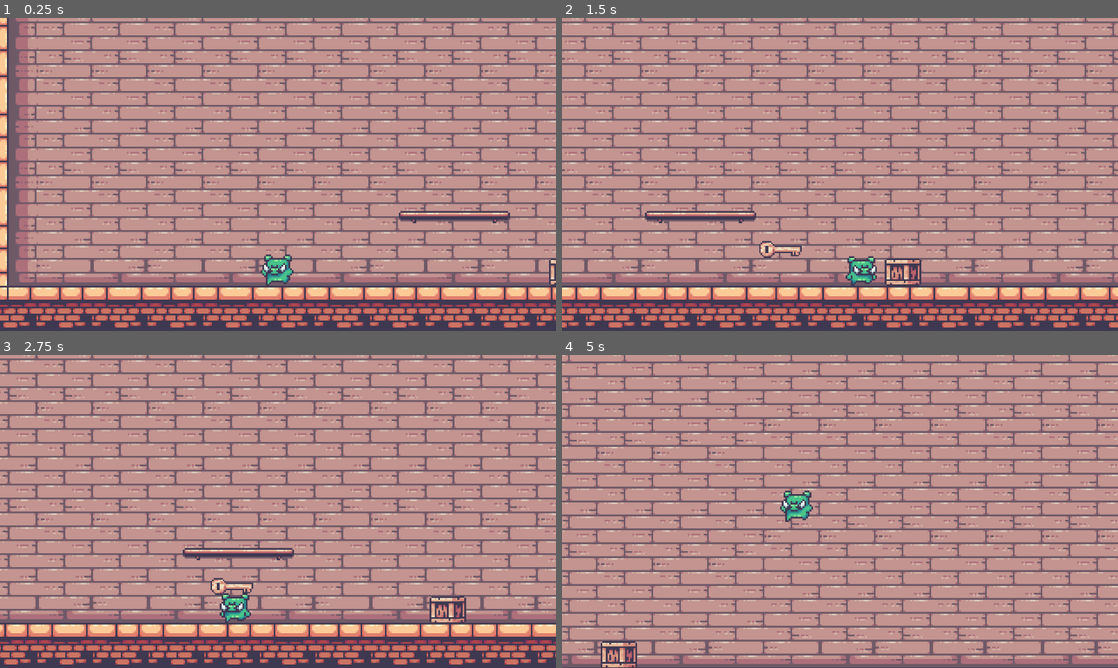
Above: before the commit, frames 1-4 (two rows, left to right).
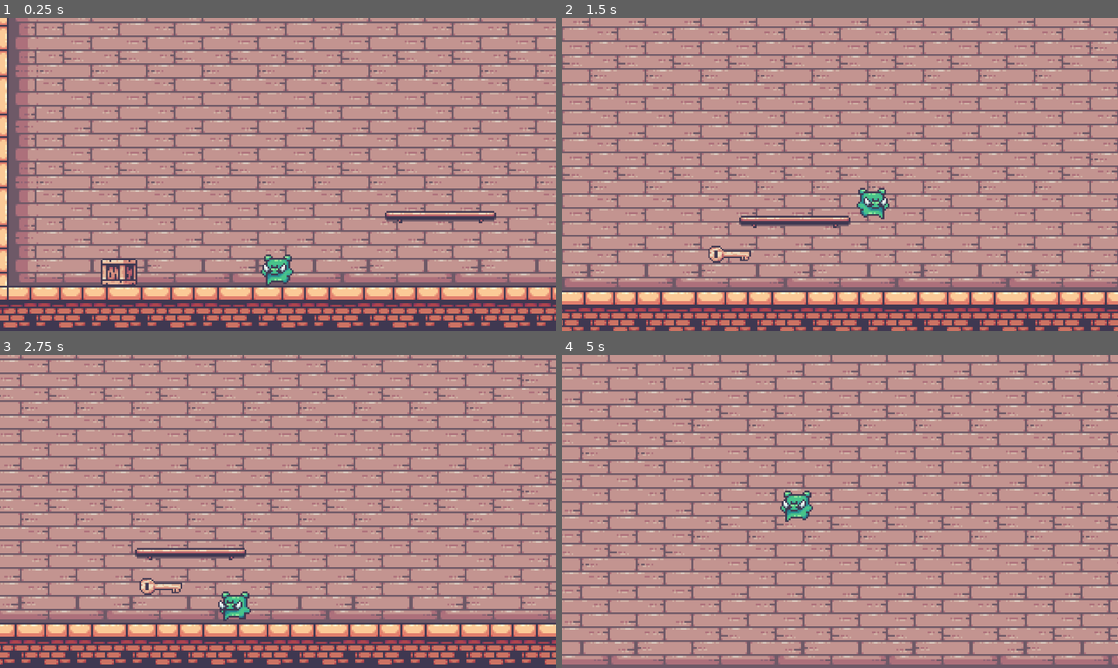
Above: after the commit, the same moments.

Repository: BulldozerDevv/Out-Of-Reach
Game: Godot game, scene res://Scenes/main_level.tscn
Two runs of this game, one before a commit and one after it. Both use one fixed random seed, a clock stepped at 60 frames per second and the inputs below. The project has no main scene, so this scene is started directly.
Inputs:
- Up to frame 1 (0.25 s): no input
- Up to frame 2 (1.5 s): hold Right (right) from 0.53 s (still down); tap Space (jump) at 0.77 s
- Up to frame 3 (2.75 s): tap Space (jump) at 1.52 s; release Right (right) at 2.03 s; hold Left (left) from 2.03 s (still down)
- Up to frame 4 (5 s): release Left (left) at 2.78 s; hold Right (right) 2.78-4.28 s; tap Space (jump) at 3.02, 3.77, 4.52 s; hold Left (left) from 4.28 s (still down)

The runs differ from the first frame. In frame 1, 0.9% of the frame differs, in the area x 18-100%, y 61-86%; in frame 2, 52%, in the area x 0-100%, y 0-100%; in frame 3, 24%; in frame 4, 27%.

Commit message:
Improved the moving platform & Fixed the box bug -finally!-

Diff:
--- a/Scenes/main_level.tscn
+++ b/Scenes/main_level.tscn
@@ -1,11 +1,11 @@
-[gd_scene load_steps=14 format=3 uid="uid://dog5f0oyu6dge"]
+[gd_scene load_steps=11 format=3 uid="uid://dog5f0oyu6dge"]
 
 [ext_resource type="PackedScene" uid="uid://cv1qlxq21q041" path="res://Scenes/player.tscn" id="2_ikcpc"]
 [ext_resource type="PackedScene" uid="uid://doaivc5tublt5" path="res://Scenes/box.tscn" id="3_5erdv"]
 [ext_resource type="Texture2D" uid="uid://csvaqn3r5kc8v" path="res://Sprites/14-TileSets/Terrain (32x32).png" id="4_a2ia3"]
 [ext_resource type="Texture2D" uid="uid://gewa1oiwlmuv" path="res://Sprites/14-TileSets/Decorations (32x32).png" id="5_236hc"]
 [ext_resource type="PackedScene" uid="uid://b5614fhgoybvr" path="res://Scenes/key.tscn" id="5_a2ia3"]
-[ext_resource type="Texture2D" uid="uid://dumv7ut8ojxsg" path="res://Sprites/Platform.png" id="6_236hc"]
+[ext_resource type="PackedScene" uid="uid://bd41uvo1k3hmu" path="res://Scenes/movingplatform.tscn" id="7_lwkuy"]
 
 [sub_resource type="TileSetAtlasSource" id="TileSetAtlasSource_lwkuy"]
 texture = ExtResource("4_a2ia3")
@@ -529,46 +529,11 @@
 sources/0 = SubResource("TileSetAtlasSource_lwkuy")
 sources/1 = SubResource("TileSetAtlasSource_tqiex")
 
-[sub_resource type="RectangleShape2D" id="RectangleShape2D_236hc"]
-size = Vector2(85.3333, 4)
-
-[sub_resource type="Animation" id="Animation_lwkuy"]
-length = 0.001
-tracks/0/type = "value"
-tracks/0/imported = false
-tracks/0/enabled = true
-tracks/0/path = NodePath(".:position")
-tracks/0/interp = 1
-tracks/0/loop_wrap = true
-tracks/0/keys = {
-"times": PackedFloat32Array(0),
-"transitions": PackedFloat32Array(1),
-"update": 0,
-"values": [Vector2(0, 0)]
+[sub_resource type="Curve2D" id="Curve2D_lwkuy"]
+_data = {
+"points": PackedVector2Array(0, 0, 0, 0, 16, 0, 0, 0, 0, 0, 200, 0)
 }
-
-[sub_resource type="Animation" id="Animation_236hc"]
-resource_name = "moving"
-length = 6.0
-loop_mode = 1
-tracks/0/type = "value"
-tracks/0/imported = false
-tracks/0/enabled = true
-tracks/0/path = NodePath(".:position")
-tracks/0/interp = 1
-tracks/0/loop_wrap = true
-tracks/0/keys = {
-"times": PackedFloat32Array(0, 3, 6),
-"transitions": PackedFloat32Array(1, 1, 1),
-"update": 0,
-"values": [Vector2(0, 0), Vector2(119, 0), Vector2(0, 0)]
-}
-
-[sub_resource type="AnimationLibrary" id="AnimationLibrary_tqiex"]
-_data = {
-&"RESET": SubResource("Animation_lwkuy"),
-&"moving": SubResource("Animation_236hc")
-}
+point_count = 2
 
 [node name="Main Level" type="Node2D"]
 
@@ -580,6 +545,8 @@
 
 [node name="Player" parent="." instance=ExtResource("2_ikcpc")]
 position = Vector2(376, 344)
+collision_layer = 2
+collision_mask = 7
 
 [node name="Camera2D" type="Camera2D" parent="Player"]
 position = Vector2(3, 5)
@@ -591,25 +558,14 @@
 position_smoothing_speed = 10.175
 
 [node name="Box" parent="." instance=ExtResource("3_5erdv")]
-position = Vector2(546, 376)
+position = Vector2(288, 352)
+collision_layer = 4
+collision_mask = 7
 
 [node name="Key" parent="." instance=ExtResource("5_a2ia3")]
 position = Vector2(576, 368)
 
-[node name="MoveablePlatform" type="AnimatableBody2D" parent="."]
-
-[node name="Sprite2D" type="Sprite2D" parent="MoveablePlatform"]
-texture_filter = 1
-position = Vector2(472, 344)
-texture = ExtResource("6_236hc")
-
-[node name="CollisionShape2D" type="CollisionShape2D" parent="MoveablePlatform"]
-position = Vector2(472, 342.5)
-scale = Vector2(0.75, 0.75)
-shape = SubResource("RectangleShape2D_236hc")
-
-[node name="AnimationPlayer" type="AnimationPlayer" parent="MoveablePlatform"]
-libraries = {
-&"": SubResource("AnimationLibrary_tqiex")
-}
-autoplay = "moving"
+[node name="MovingPlatform" parent="." instance=ExtResource("7_lwkuy")]
+position = Vector2(448, 344)
+curve = SubResource("Curve2D_lwkuy")
+loop = false
--- /dev/null
+++ b/Scenes/moveable_platform.tscn
@@ -0,0 +1,67 @@
+[gd_scene load_steps=6 format=3 uid="uid://cld6tm3crwsuu"]
+
+[ext_resource type="Texture2D" uid="uid://dumv7ut8ojxsg" path="res://Sprites/Platform.png" id="1_ieq6h"]
+
+[sub_resource type="RectangleShape2D" id="RectangleShape2D_236hc"]
+size = Vector2(85.3333, 4)
+
+[sub_resource type="Animation" id="Animation_lwkuy"]
+length = 6.0
+loop_mode = 1
+tracks/0/type = "value"
+tracks/0/imported = false
+tracks/0/enabled = false
+tracks/0/path = NodePath(".:position")
+tracks/0/interp = 1
+tracks/0/loop_wrap = true
+tracks/0/keys = {
+"times": PackedFloat32Array(0, 3, 6),
+"transitions": PackedFloat32Array(1, 1, 1),
+"update": 0,
+"values": [Vector2(-32, 0), Vector2(-32, 0), Vector2(-32, 0)]
+}
+
+[sub_resource type="Animation" id="Animation_236hc"]
+resource_name = "moving"
+length = 6.0
+loop_mode = 1
+tracks/0/type = "value"
+tracks/0/imported = false
+tracks/0/enabled = true
+tracks/0/path = NodePath(".:position")
+tracks/0/interp = 1
+tracks/0/loop_wrap = true
+tracks/0/keys = {
+"times": PackedFloat32Array(0, 3, 6),
+"transitions": PackedFloat32Array(1, 1, 1),
+"update": 0,
+"values": [Vector2(0, 0), Vector2(119, 0), Vector2(0, 0)]
+}
+
+[sub_resource type="AnimationLibrary" id="AnimationLibrary_tqiex"]
+_data = {
+&"RESET": SubResource("Animation_lwkuy"),
+&"moving": SubResource("Animation_236hc")
+}
+
+[node name="MoveablePlatform" type="AnimatableBody2D"]
+
+[node name="Sprite2D" type="Sprite2D" parent="."]
+texture_filter = 1
+texture = ExtResource("1_ieq6h")
+
+[node name="CollisionShape2D" type="CollisionShape2D" parent="."]
+position = Vector2(0, -1.5)
+scale = Vector2(0.75, 0.75)
+shape = SubResource("RectangleShape2D_236hc")
+
+[node name="CollisionShape2D2" type="CollisionShape2D" parent="."]
+position = Vector2(0, -1.5)
+scale = Vector2(0.75, 0.75)
+shape = SubResource("RectangleShape2D_236hc")
+
+[node name="AnimationPlayer" type="AnimationPlayer" parent="."]
+libraries = {
+&"": SubResource("AnimationLibrary_tqiex")
+}
+autoplay = "moving"
--- /dev/null
+++ b/Scenes/movingplatform.tscn
@@ -0,0 +1,73 @@
+[gd_scene load_steps=7 format=3 uid="uid://bd41uvo1k3hmu"]
+
+[ext_resource type="Script" uid="uid://buc2khcdnoa3s" path="res://Scripts/moving_platform.gd" id="1_ex7v7"]
+[ext_resource type="Texture2D" uid="uid://dumv7ut8ojxsg" path="res://Sprites/Platform.png" id="2_aqx2l"]
+
+[sub_resource type="RectangleShape2D" id="RectangleShape2D_y88h4"]
+size = Vector2(85.333, 4)
+
+[sub_resource type="Animation" id="Animation_oju4h"]
+resource_name = "movement"
+length = 2.0
+loop_mode = 2
+tracks/0/type = "value"
+tracks/0/imported = false
+tracks/0/enabled = true
+tracks/0/path = NodePath("PathFollow2D:progress_ratio")
+tracks/0/interp = 1
+tracks/0/loop_wrap = true
+tracks/0/keys = {
+"times": PackedFloat32Array(0, 2),
+"transitions": PackedFloat32Array(-1.56, 1),
+"update": 0,
+"values": [0.0, 1.0]
+}
+
+[sub_resource type="Animation" id="Animation_mtfta"]
+length = 0.001
+tracks/0/type = "value"
+tracks/0/imported = false
+tracks/0/enabled = true
+tracks/0/path = NodePath("PathFollow2D:progress_ratio")
+tracks/0/interp = 1
+tracks/0/loop_wrap = true
+tracks/0/keys = {
+"times": PackedFloat32Array(0),
+"transitions": PackedFloat32Array(1),
+"update": 0,
+"values": [0.0]
+}
+
+[sub_resource type="AnimationLibrary" id="AnimationLibrary_l6nx0"]
+_data = {
+&"RESET": SubResource("Animation_mtfta"),
+&"movement": SubResource("Animation_oju4h")
+}
+
+[node name="MovingPlatform" type="Path2D"]
+script = ExtResource("1_ex7v7")
+
+[node name="AnimatableBody2D" type="AnimatableBody2D" parent="."]
+position = Vector2(25.4257, 0)
+
+[node name="Sprite2D" type="Sprite2D" parent="AnimatableBody2D"]
+texture_filter = 1
+texture = ExtResource("2_aqx2l")
+
+[node name="CollisionShape2D" type="CollisionShape2D" parent="AnimatableBody2D"]
+position = Vector2(0, -1.5)
+scale = Vector2(0.75, 0.75)
+shape = SubResource("RectangleShape2D_y88h4")
+
+[node name="PathFollow2D" type="PathFollow2D" parent="."]
+position = Vector2(25.4257, 0)
+progress = 25.4292
+
+[node name="RemoteTransform2D" type="RemoteTransform2D" parent="PathFollow2D"]
+remote_path = NodePath("../../AnimatableBody2D")
+
+[node name="AnimationPlayer" type="AnimationPlayer" parent="."]
+callback_mode_process = 0
+libraries = {
+&"": SubResource("AnimationLibrary_l6nx0")
+}
--- /dev/null
+++ b/Scripts/moving_platform.gd
@@ -0,0 +1,20 @@
+extends Path2D
+
+
+@export var loop: bool = true
+@export var speed: int = 2.0
+@export var speedscale: int = 1.0
+@onready var path = $PathFollow2D
+@onready var anim = $AnimationPlayer
+
+# Called when the node enters the scene tree for the first time.
+func _ready():
+	if not loop:
+		anim.play("movement")
+		anim.speed_scale = speedscale
+		set_process(false)
+
+
+# Called every frame. 'delta' is the elapsed time since the previous frame.
+func _process(delta):
+	path.progress += speed
--- a/Scripts/player.gd
+++ b/Scripts/player.gd
@@ -4,6 +4,7 @@
 const AIR_DECEL = 300.0  # سرعة التخفيض بالهواء (جربها وغيرها حسب الإحساس اللي تبيه)
 var OnPlatVelo = Vector2(0,0)
 var air_base_velocity_x = 0.0  # سرعة المنصة وقت آخر لحظة كنت فيها على الأرض
+var pushforce = 80.0
 @onready var animated_sprite_2d = $AnimatedSprite2D
 
 func _physics_process(delta):
@@ -33,6 +34,11 @@
 	move_and_slide()
 	OnPlatVelo = get_platform_velocity()
 
+	for i in get_slide_collision_count():
+		var c = get_slide_collision(i)
+		if c.get_collider() is RigidBody2D:
+			c.get_collider().apply_central_impulse(-c.get_normal()*pushforce)
+
 func _ready():
 	animated_sprite_2d.play("Idle")
 
Not shown, added: Scripts/moving_platform.gd.uid
